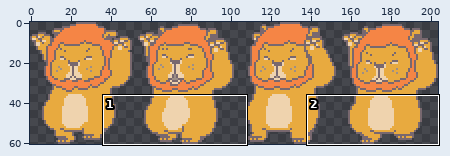
One commit to this sprite sheet: assets/spritesheets/l1.gif. The picture above shows the old version from afar; the outline marks the close-up.
Close-up. Old version:
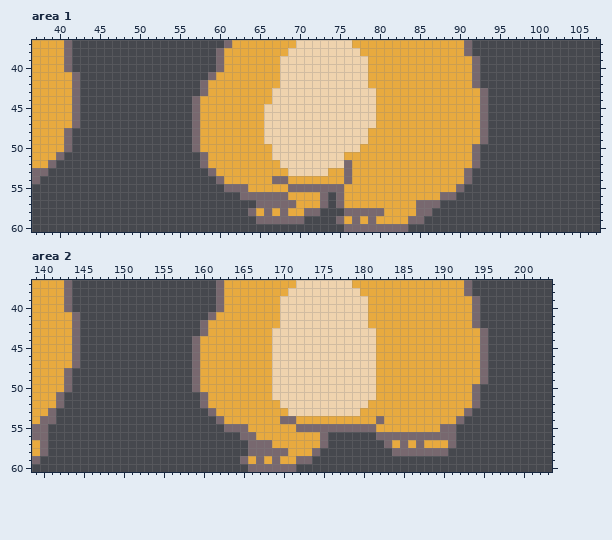
The file is 408x122 pixels, drawn in blocks of 2x2; one block is one cell here. Shown: area 1: x 37..107, y 37..60; area 2: x 139..203, y 37..60.
After the commit:
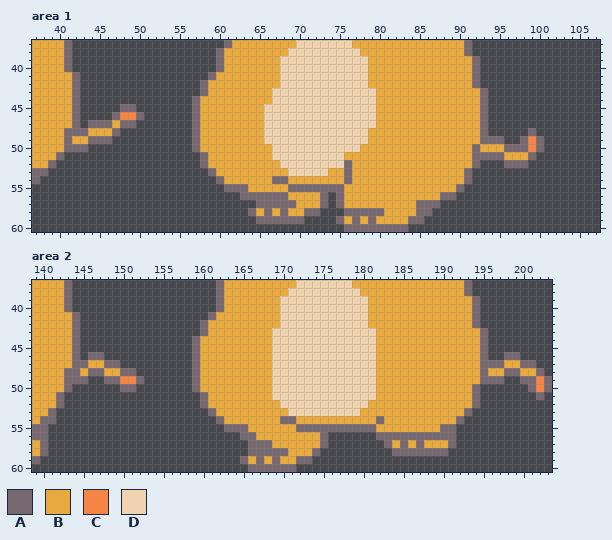
Palette (. is transparent): A #78686f  B #e8aa3f  C #f58545  D #efd3ae
Edits made:
Area 1:
The author put colour A in row 45 at x 48 to 49; in row 46 at x 47 and 50; in row 47 at x 44 to 46 and 48 to 49; in row 48 at x 42 to 43, 47 and 99; in row 49 at x 44 to 46, 94 to 95, 98 and 100; in row 50 at x 42 to 43, 96 to 98 and 100.
The author put colour A in row 51 at x 93 to 95 and 99; in row 52 at x 96 to 98.
The author put colour B in row 47 at x 47; in row 48 at x 44 to 46; in row 49 at x 42 to 43; in row 50 at x 93 to 95; in row 51 at x 96 to 98.
The author put colour C in row 46 at x 48 to 49; in rows 49 to 50 at x 99.
Area 2:
The author put colour A in row 46 at x 146 to 147 and 198 to 199; in row 47 at x 145, 148 to 149, 196 to 197 and 200 to 201; in row 48 at x 144, 146 to 147, 150 to 151, 198 to 199 and 202; in row 49 at x 144 to 145, 148 to 149, 152, 196 to 197, 200 to 201 and 203; in row 50 at x 150 to 151, 201 and 203; in row 51 at x 202.
The author put colour B in row 47 at x 146 to 147 and 198 to 199; in row 48 at x 145, 148 to 149, 196 to 197 and 200 to 201.
The author put colour C in row 49 at x 150 to 151 and 202; in row 50 at x 202.
Boxes around the changes in both close-ups, in picture pixels (x1, y1, x2, y2):
added: (72, 104, 144, 152)
added: (480, 128, 544, 168)
added: (72, 352, 144, 392)
added: (488, 352, 552, 400)
